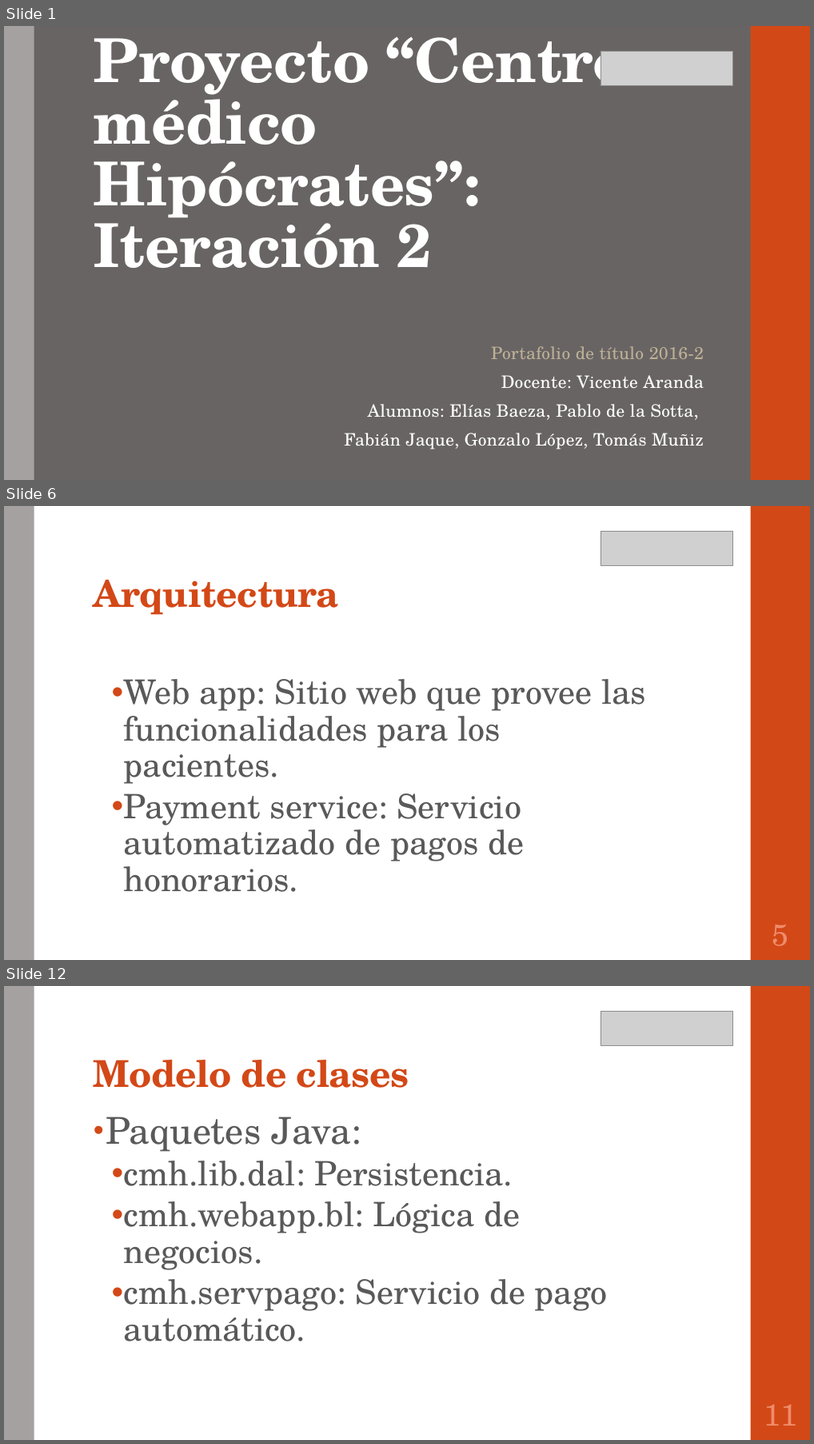
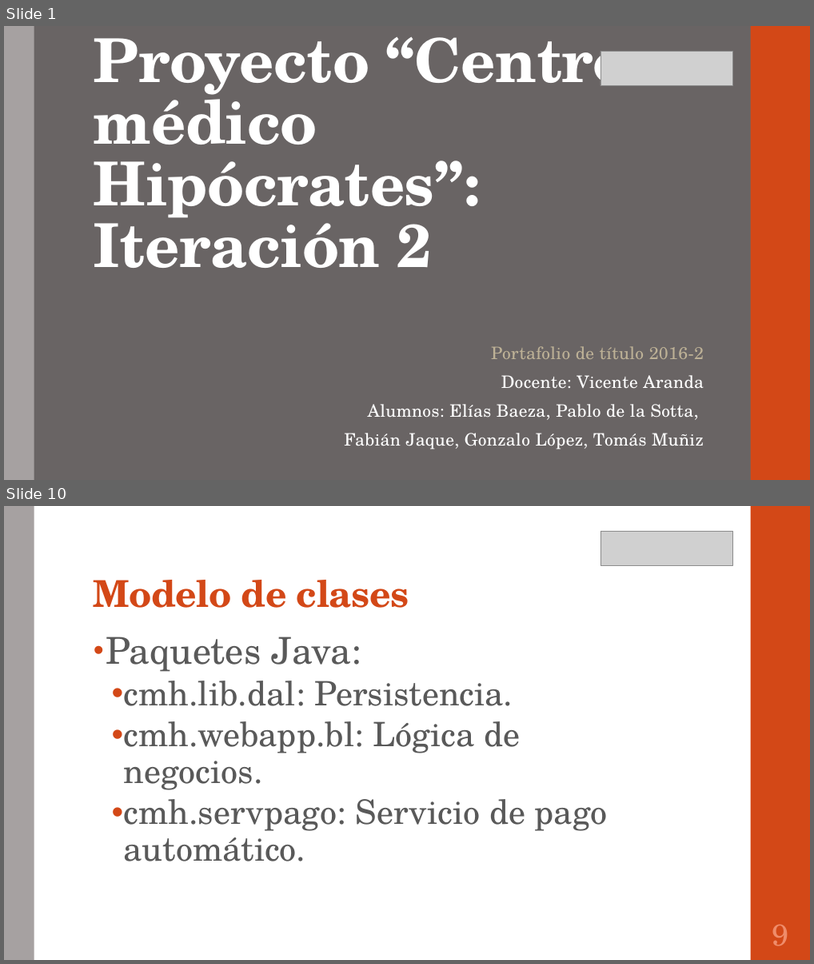
Before and after one commit to portafolio2016/hipocrates, a slide deck: presentación lunes 24 octubre 2016.pptx. Shown one above the other, each under a label of ours: slides 1, 6 and 12 before the commit, slides 1 and 10 after it; the slides between them are not shown. The pictures are 814x1444 and 814x964 pixels, drawn with LibreOffice and Linux fonts; fonts in the diff are those of the drawing; grey boxes stand for pictures. Boxes give left, top, right and bottom in pixels: in the first picture for what was removed or moved away, otherwise in the second. Text is boxed around its words. In the diff, an @@ line names an element or a change of style, - is before the commit and + after.

```diff
--- a/presentación lunes 24 octubre 2016.pptx
+++ b/presentación lunes 24 octubre 2016.pptx
@@ slide 6 removed at (x1=4, y1=506, x2=810, y2=960), background #FFFFFF; not listed: 2 template elements that a slide beside it also shows @@
@@ picture removed at (x1=601, y1=531, x2=734, y2=565) @@
@@ title removed at (x1=94, y1=580, x2=339, y2=615) @@
-Arquitectura
@@ text removed at (x1=124, y1=679, x2=646, y2=892) @@
-  • Web app: Sitio web que provee las funcionalidades para los pacientes.
-  • Payment service: Servicio automatizado de pagos de honorarios.
@@ page number removed at (x1=773, y1=924, x2=790, y2=946) @@
-5
@@ what was slide 12 is now slide 10 @@
@@ page number at (x1=773, y1=924, x2=790, y2=946): text changed @@
-11
+9
```
Also in this commit, not shown: 9 slides changed, 1 slide added, 3 other slides removed.
